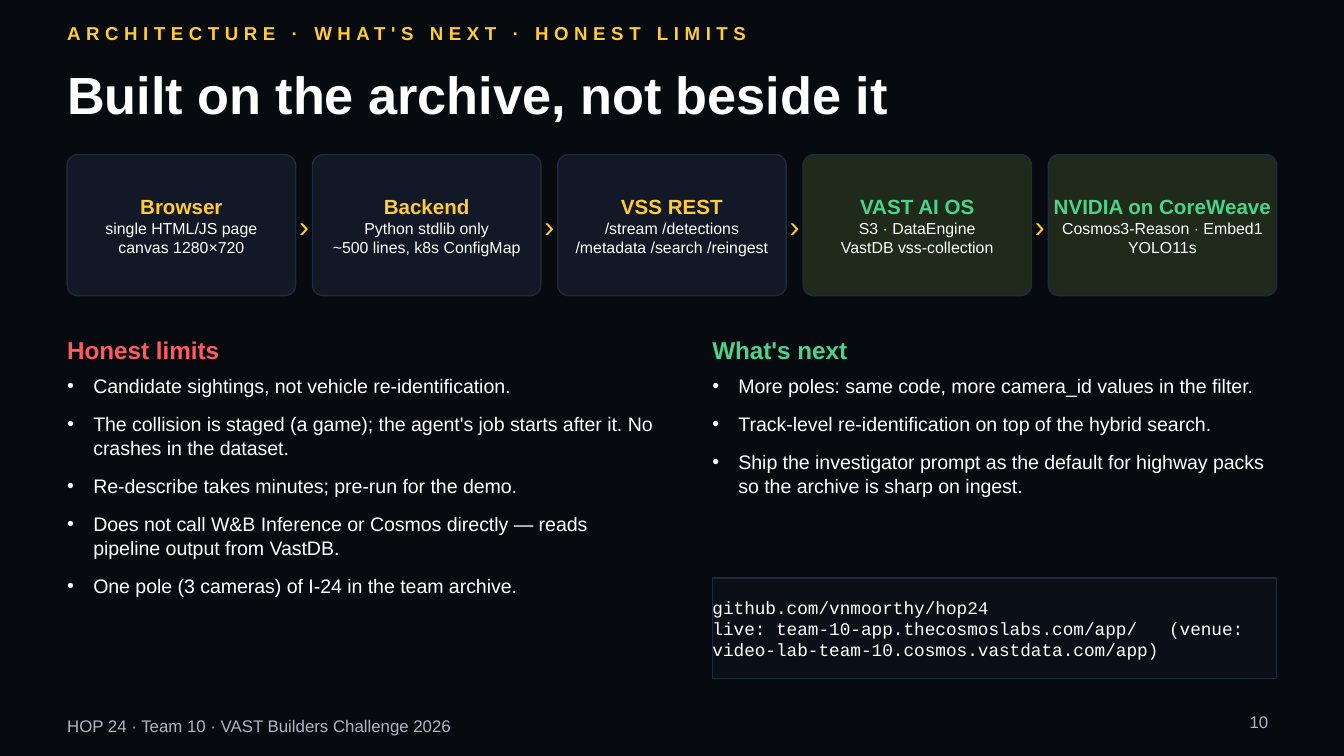
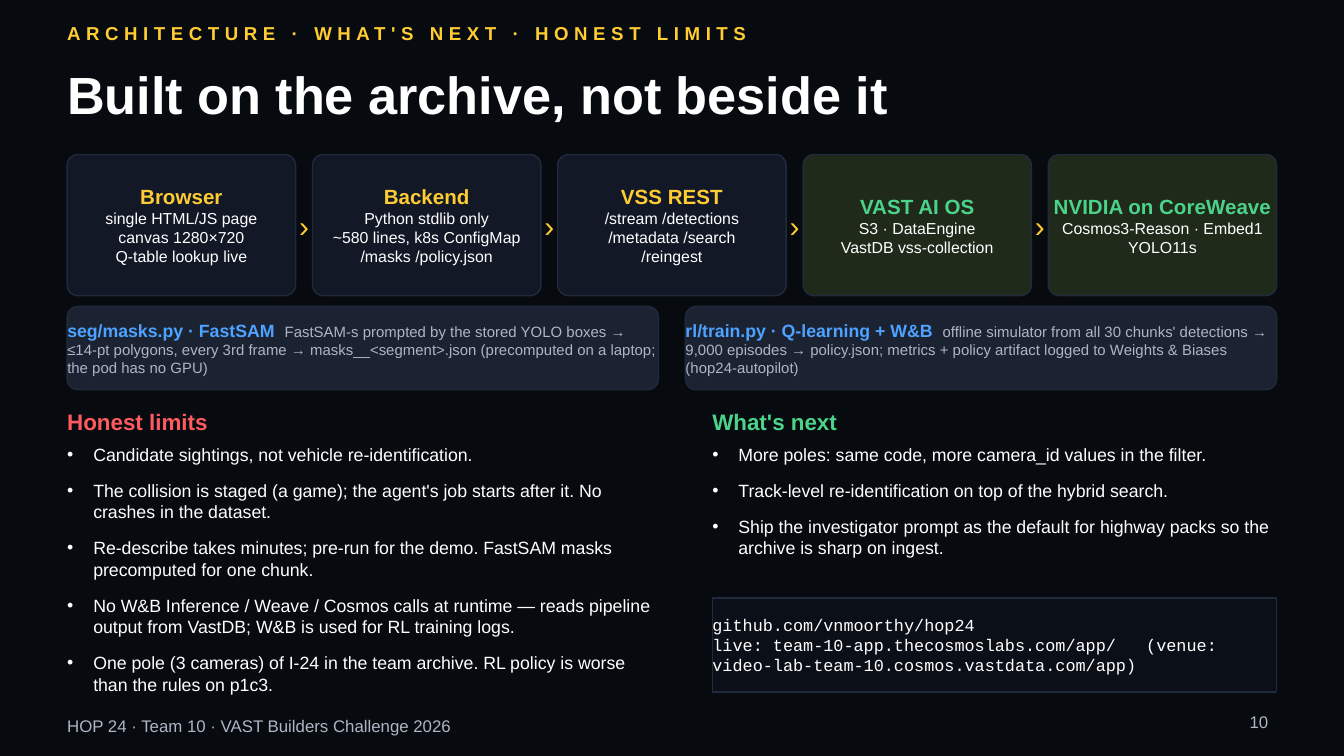
Before and after one commit to vnmoorthy/hop24, a slide deck: slide 10 of docs/Hop24-deck.pptx. Drawn at 1344x756 pixels with LibreOffice and Linux fonts; fonts in the diff are those of the drawing. Boxes give left, top, right and bottom in pixels: in the first picture for what was removed or moved away, otherwise in the second. Text is boxed around its words. In the diff, an @@ line names an element or a change of style, - is before the commit and + after.

```diff
--- a/docs/Hop24-deck.pptx
+++ b/docs/Hop24-deck.pptx
@@ text at bbox=[333, 231, 521, 266]: text changed @@
-~500 lines, k8s ConfigMap
+~580 lines, k8s ConfigMap
+/masks /policy.json
@@ text at bbox=[608, 231, 735, 266]: text changed @@
-/metadata /search /reingest
+/metadata /search
+/reingest
@@ text at bbox=[116, 250, 247, 266]: paragraph added @@
+Q-table lookup live
@@ rounded rectangle added at bbox=[67, 306, 659, 390], fill #1B2333, outline #202A3D 0.75 pt @@
@@ text added at bbox=[67, 324, 656, 376], 8 pt, text #AEB6C4 @@
+seg/masks.py · FastSAM FastSAM-s prompted by the stored YOLO boxes → ≤14-pt polygons, every 3rd frame → masks__<segment>.json (precomputed on a laptop; the pod has no GPU)
@@ rounded rectangle added at bbox=[685, 306, 1277, 390], fill #1B2333, outline #202A3D 0.75 pt @@
@@ text added at bbox=[685, 324, 1248, 376], 8 pt, text #AEB6C4 @@
+rl/train.py · Q-learning + W&B offline simulator from all 30 chunks' detections → 9,000 episodes → policy.json; metrics + policy artifact logged to Weights & Biases (hop24-autopilot)
@@ text "Honest limits": place and size @@
-text "Honest limits" at bbox=[67, 341, 219, 360]
+text "Honest limits" at bbox=[67, 413, 207, 431]
@@ text "Honest limits" at bbox=[67, 413, 207, 431]: size 13 to 12 pt @@
@@ text "What's next": place and size @@
-text "What's next" at bbox=[712, 341, 847, 360]
+text "What's next" at bbox=[712, 413, 837, 431]
@@ text "What's next" at bbox=[712, 413, 837, 431]: size 13 to 12 pt @@
@@ text "Candidate sightings, not vehicle re-identification.": place and size @@
-text "Candidate sightings, not vehicle re-identification." at bbox=[93, 378, 653, 597]
+text "Candidate sightings, not vehicle re-identification." at bbox=[93, 448, 650, 695]
@@ text at bbox=[93, 448, 602, 518]: size 10.5 to 9.5 pt in "Candidate sightings, not vehicle re-identification.", "The collision is staged (a game); the ..." @@
@@ text "More poles: same code, more ...": place and size @@
-text "More poles: same code, more ..." at bbox=[738, 378, 1264, 497]
+text "More poles: same code, more ..." at bbox=[738, 448, 1269, 558]
@@ text "More poles: same code, more ..." at bbox=[738, 448, 1269, 558]: size 10.5 to 9.5 pt @@
@@ text at bbox=[93, 541, 650, 695]: text changed; size 10.5 to 9.5 pt @@
-• Re-describe takes minutes; pre-run for the demo.
-• Does not call W&B Inference or Cosmos directly — reads pipeline output from VastDB.
-• One pole (3 cameras) of I-24 in the team archive.
+• Re-describe takes minutes; pre-run for the demo. FastSAM masks precomputed for one chunk.
+• No W&B Inference / Weave / Cosmos calls at runtime — reads pipeline output from VastDB; W&B is used for RL training logs.
+• One pole (3 cameras) of I-24 in the team archive. RL policy is worse than the rules on p1c3.
@@ rectangle "github.com/vnmoorthy/hop24": place and size @@
-rectangle "github.com/vnmoorthy/hop24" at bbox=[712, 578, 1277, 679]
+rectangle "github.com/vnmoorthy/hop24" at bbox=[712, 598, 1277, 692]
@@ rectangle "github.com/vnmoorthy/hop24" at bbox=[712, 598, 1277, 692]: size 9.5 to 9 pt @@
```
Also in this commit, not shown: 6 other slides changed, 13 other files.
